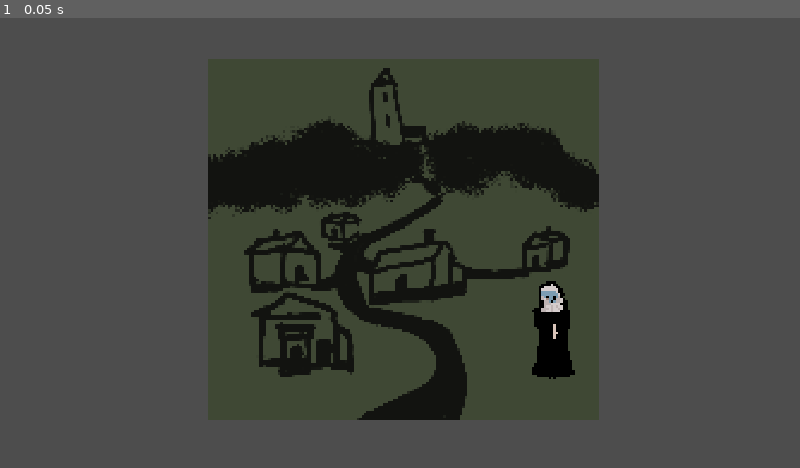
Above: before the commit, frame 1.
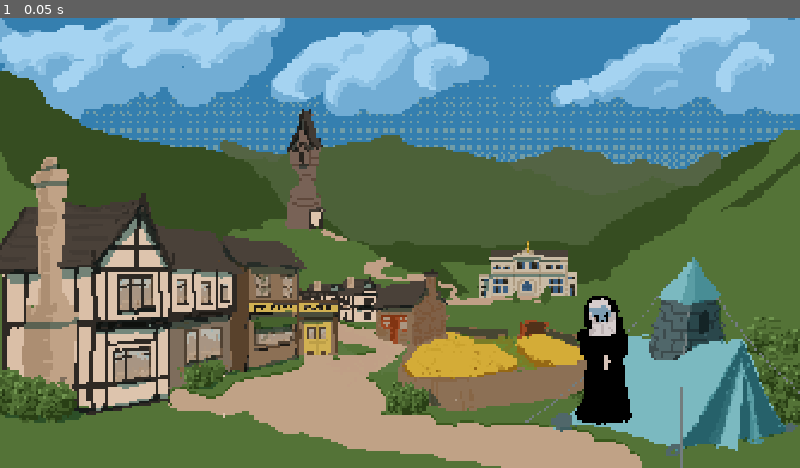
Above: after the commit, the same moment.

Repository: MichaelRRyan/GGJ-2026-Unmasked
Game: Godot game, scene res://Levels/level_overworld.tscn
The game is run twice, just before and just after one commit, with the same random seed, the same clock (stepped at 60 frames per second) and the same inputs. This scene is started directly instead of the project's main scene.
Inputs:
- Up to frame 1 (0.05 s): no input

The runs differ from the first frame. In frame 1, 94% of the frame differs, in the area x 0-100%, y 0-100%.

Commit message:
Added overworld background

Diff:
--- a/Levels/level_overworld.tscn
+++ b/Levels/level_overworld.tscn
@@ -1,21 +1,20 @@
 [gd_scene format=3 uid="uid://b1j34pv3aff8q"]
 
 [ext_resource type="PackedScene" uid="uid://p8me13tpt1is" path="res://Levels/level_base.tscn" id="1_sd851"]
-[ext_resource type="Texture2D" uid="uid://cw2nfq23q337t" path="res://Assets/Images/Village/basic landscape.png" id="2_aj14r"]
+[ext_resource type="Texture2D" uid="uid://2qumcf850p6j" path="res://Assets/Images/Village/Village.png" id="3_vbnw2"]
 [ext_resource type="PackedScene" uid="uid://ckkxw1vk768ek" path="res://Features/NPC2D/nun.tscn" id="4_0ydao"]
 
 [node name="Overworld" unique_id=391544845 instance=ExtResource("1_sd851")]
 
 [node name="Camera2D" parent="." index="0" unique_id=2019926313]
-zoom = Vector2(3, 3)
+zoom = Vector2(4, 4)
 
 [node name="Nun" parent="Entities" parent_id_path=PackedInt32Array(721033671) index="0" unique_id=954757649 instance=ExtResource("4_0ydao")]
 position = Vector2(117, 53)
 
-[node name="BasicLandscape" type="Sprite2D" parent="." index="4" unique_id=1079110281]
+[node name="Village" type="Sprite2D" parent="." index="4" unique_id=1535015034]
 z_index = -1
-position = Vector2(2.9999924, -3.0000076)
-scale = Vector2(0.20377554, 0.20377554)
-texture = ExtResource("2_aj14r")
+texture_filter = 1
+texture = ExtResource("3_vbnw2")
 
 [connection signal="npc_clicked" from="Entities/Nun" to="Systems/DialogueController" method="show_dialogue"]
